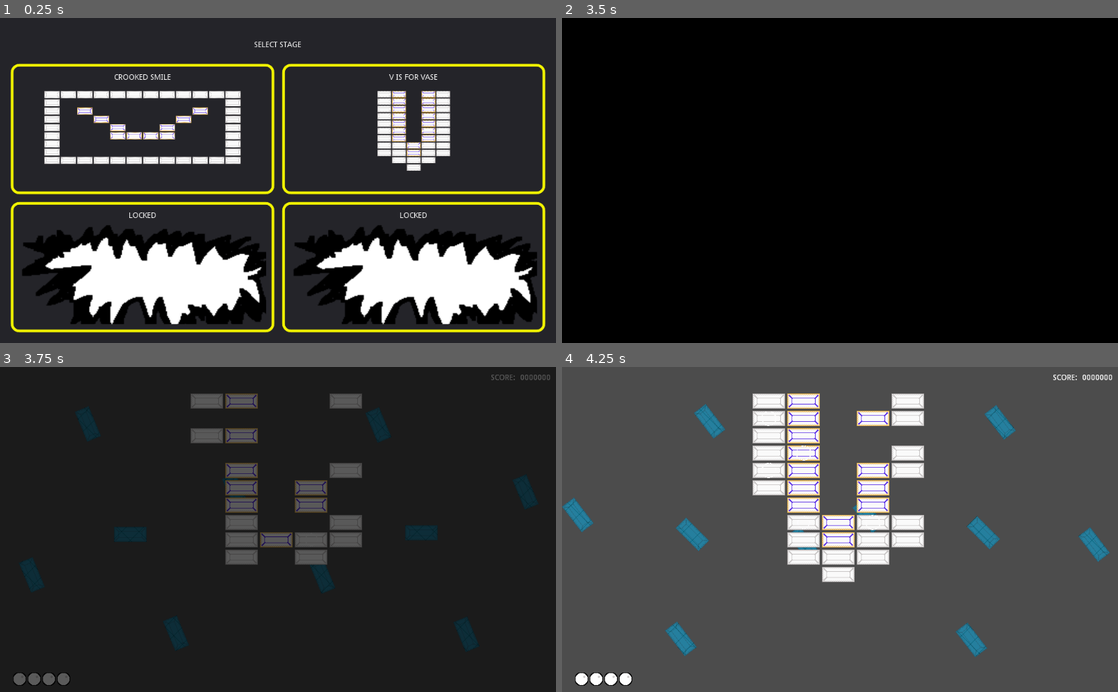
Above: before the commit, frames 1-4 (two rows, left to right).
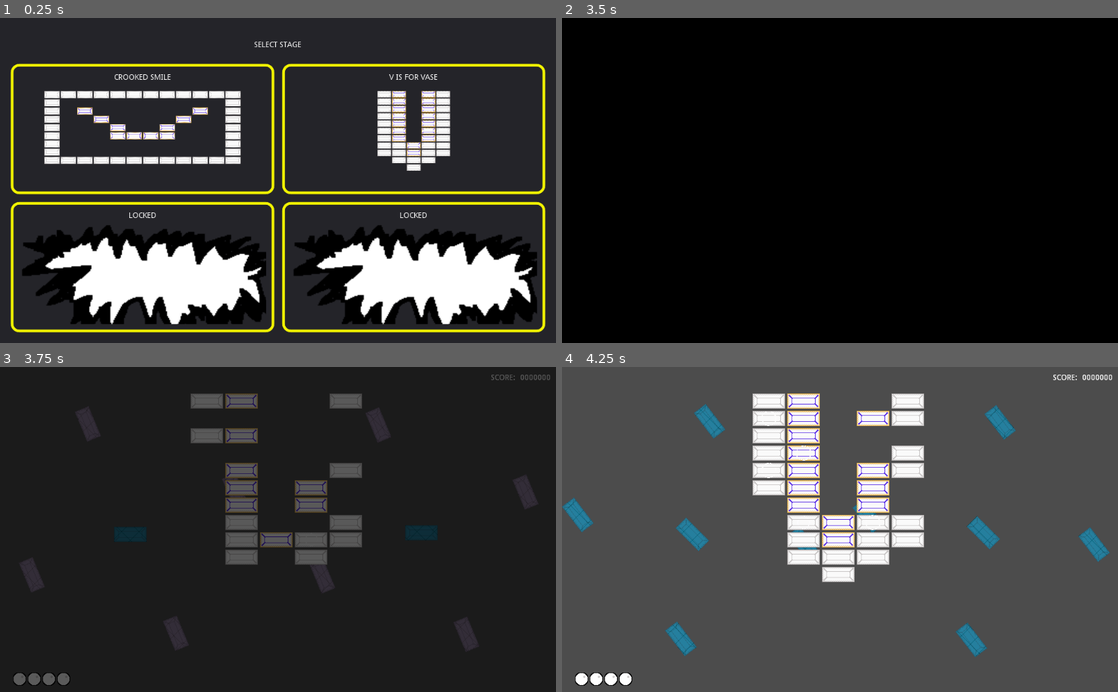
Above: after the commit, the same moments.

Repository: Anatolij-Grigorjev/Breakout4Godot
Game: Godot game, scene res://menus/StageSelectMenu.tscn
Same seed, same stepped clock (60 frames per second), same inputs: the game is played once before the commit and once after it.
Inputs (mouse positions are in pixels of both pictures, inside the frame that each line leads up to):
- Up to frame 1 (0.25 s): no input
- Up to frame 2 (3.5 s): tap Enter (ui_accept) at 0.5, 0.77 s; move the mouse to (962, 164) at 0.52 s; hold Right (paddle_right) 0.53-1.25 s; tap Space (paddle_launch_ball) at 0.6 s; click (962, 164) at 0.67 s; drag from (728, 196) to (812, 245) at 1.27 s; move the mouse to (895, 109) at 2.02 s; hold Right (paddle_right) 2.03-2.75 s; tap Alt at 2.1 s; drag from (812, 245) to (673, 131) at 2.77 s
- Up to frame 3 (3.75 s): tap Enter (ui_accept) at 3.5 s; move the mouse to (444, 578) at 3.52 s; hold Left (paddle_left) from 3.53 s (still down); tap Space (paddle_launch_ball) at 3.6 s
- Up to frame 4 (4.25 s): keep holding Left (paddle_left); tap Enter (ui_accept) at 3.77 s

Frames 1-2 are identical in both runs. In frame 3, 1.8% of the frame differs, in the area x 3-97%, y 12-88%; in frame 4, nothing differs.

Commit message:
add color changes to rotating bricks

Diff:
--- a/game/bg/BricksRing.gd
+++ b/game/bg/BricksRing.gd
@@ -4,6 +4,13 @@
 
 onready var timer = $Timer
 onready var anim = $AnimationPlayer
+
+onready var bricks = [
+	$RotatingBrick,
+	$RotatingBrick2,
+	$RotatingBrick3,
+	$RotatingBrick4
+]
 
 # Called when the node enters the scene tree for the first time.
 func _ready():
@@ -14,6 +21,8 @@
 
 func do_speed_pulse(duration: float, speedup: float = 2.0):
 	anim.playback_speed = max(2.0, speedup)
+	for brick in bricks:
+		brick.get_node("Sprite").modulate.r = 0.9
 	_start_timer_for(duration)
 
 
@@ -24,4 +33,6 @@
 
 
 func _on_pulsetime_end():
+	for brick in bricks:
+		brick.get_node("Sprite").modulate.r = 0.0
 	anim.playback_speed = 1.0
--- a/game/bg/RotatingBrick.tscn
+++ b/game/bg/RotatingBrick.tscn
@@ -21,6 +21,18 @@
 "transitions": PoolRealArray( 1 ),
 "update": 0,
 "values": [ 0.0 ]
+}
+tracks/1/type = "value"
+tracks/1/path = NodePath("Sprite:modulate")
+tracks/1/interp = 1
+tracks/1/loop_wrap = true
+tracks/1/imported = false
+tracks/1/enabled = true
+tracks/1/keys = {
+"times": PoolRealArray( 0 ),
+"transitions": PoolRealArray( 1 ),
+"update": 0,
+"values": [ Color( 0, 0.768627, 0.960784, 0.690196 ) ]
 }
 
 [sub_resource type="Animation" id=2]
@@ -47,7 +59,7 @@
 material = SubResource( 3 )
 texture = ExtResource( 1 )
 
-[node name="AnimationPlayer" type="AnimationPlayer" parent="."]
+[node name="RotationAnim" type="AnimationPlayer" parent="."]
 autoplay = "rotate"
 anims/RESET = SubResource( 1 )
 anims/rotate = SubResource( 2 )
